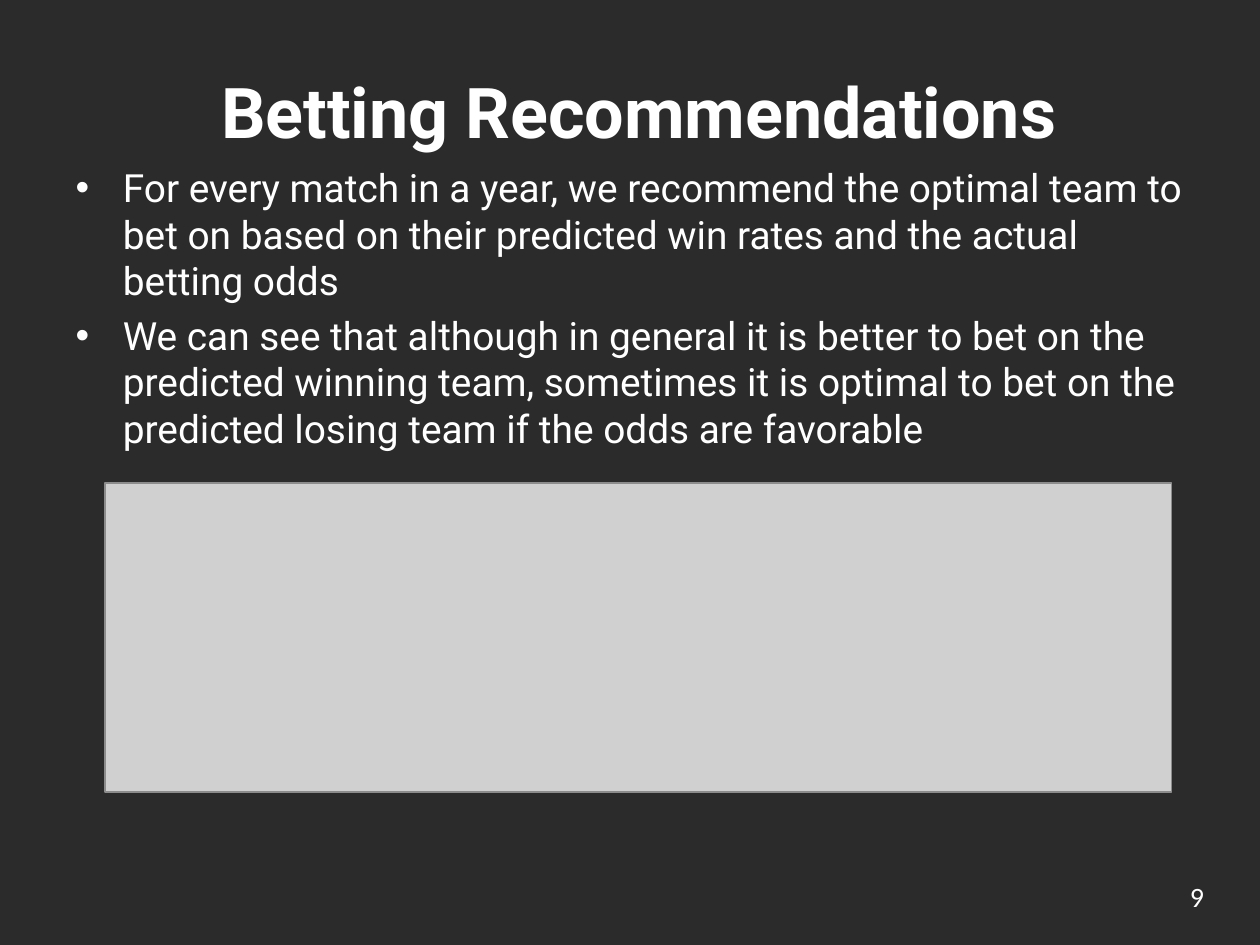
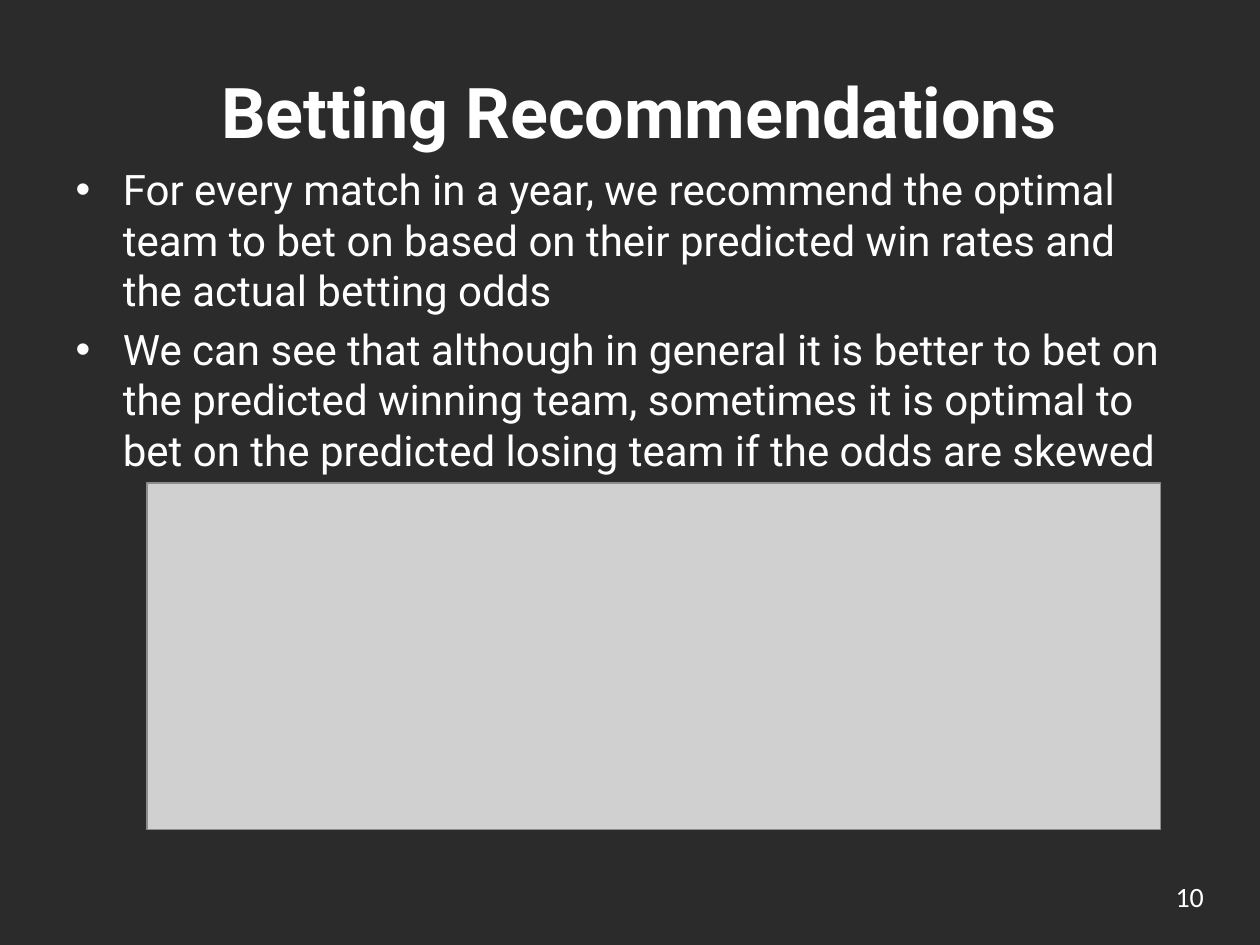
Before and after one commit to ickletsmulet/ECE-143-Group-19, a slide deck: slide 10 of Presentation.pptx (slide 9 before the commit). Drawn at 1260x945 pixels with LibreOffice and Linux fonts; fonts in the diff are those of the drawing; grey boxes stand for pictures; background and template pictures are left out; a plain dark background stands for a picture behind light text. Boxes give left, top, right and bottom in pixels: in the first picture for what was removed or moved away, otherwise in the second. Text is boxed around its words. In the diff, an @@ line names an element or a change of style, - is before the commit and + after.

Commit message:
New presentation

```diff
--- a/Presentation.pptx
+++ b/Presentation.pptx
@@ text at (123,173,1115,315): size 22.2 to 24 pt in "For every match in a year, we ..." @@
@@ text at (123,333,1159,475): text changed; size 22.2 to 24 pt @@
-• We can see that although in general it is better to bet on the predicted winning team, sometimes it is optimal to bet on the predicted losing team if the odds are favorable
+• We can see that although in general it is better to bet on the predicted winning team, sometimes it is optimal to bet on the predicted losing team if the odds are skewed
@@ picture: place and size @@
-picture at (105,483,1172,791)
+picture at (147,483,1162,829)
@@ page number at (1176,889,1204,907): text changed @@
-9
+10
```
Also in this commit, not shown: 6 other slides changed, 2 slides added, 3 slides removed.
